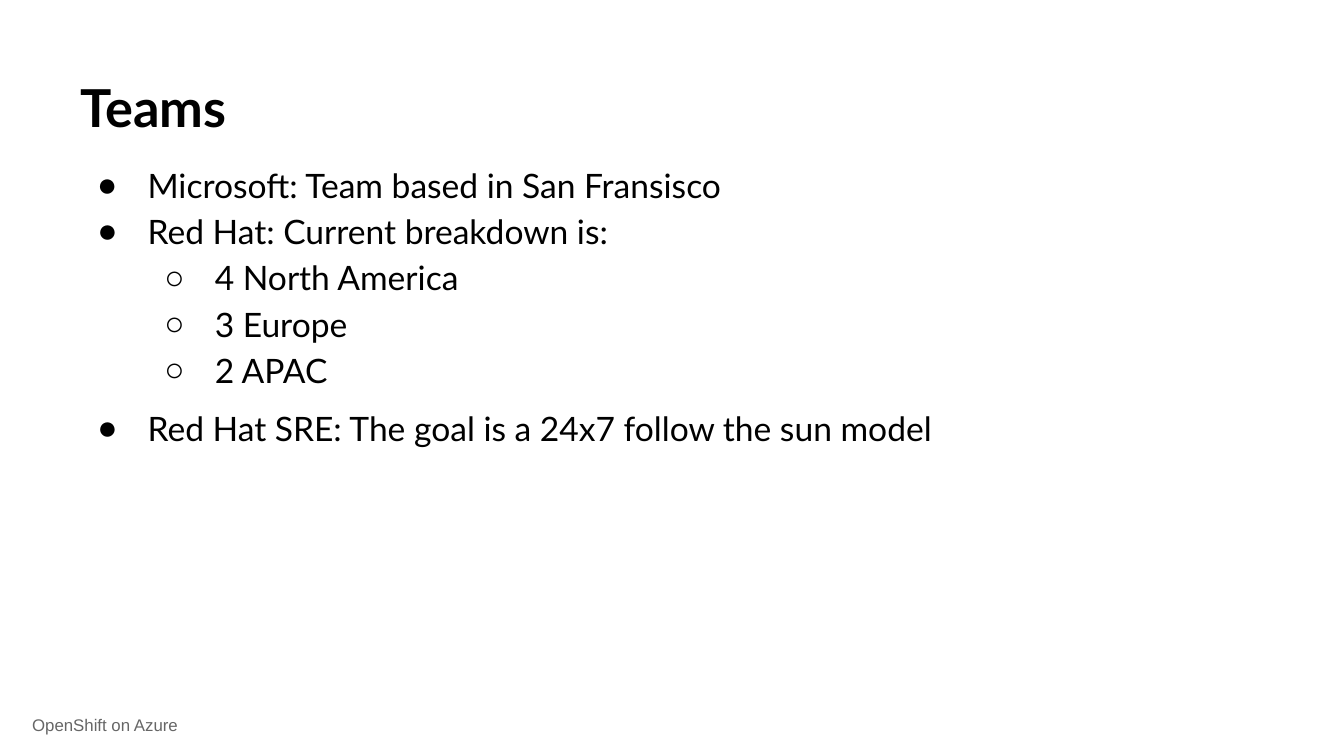
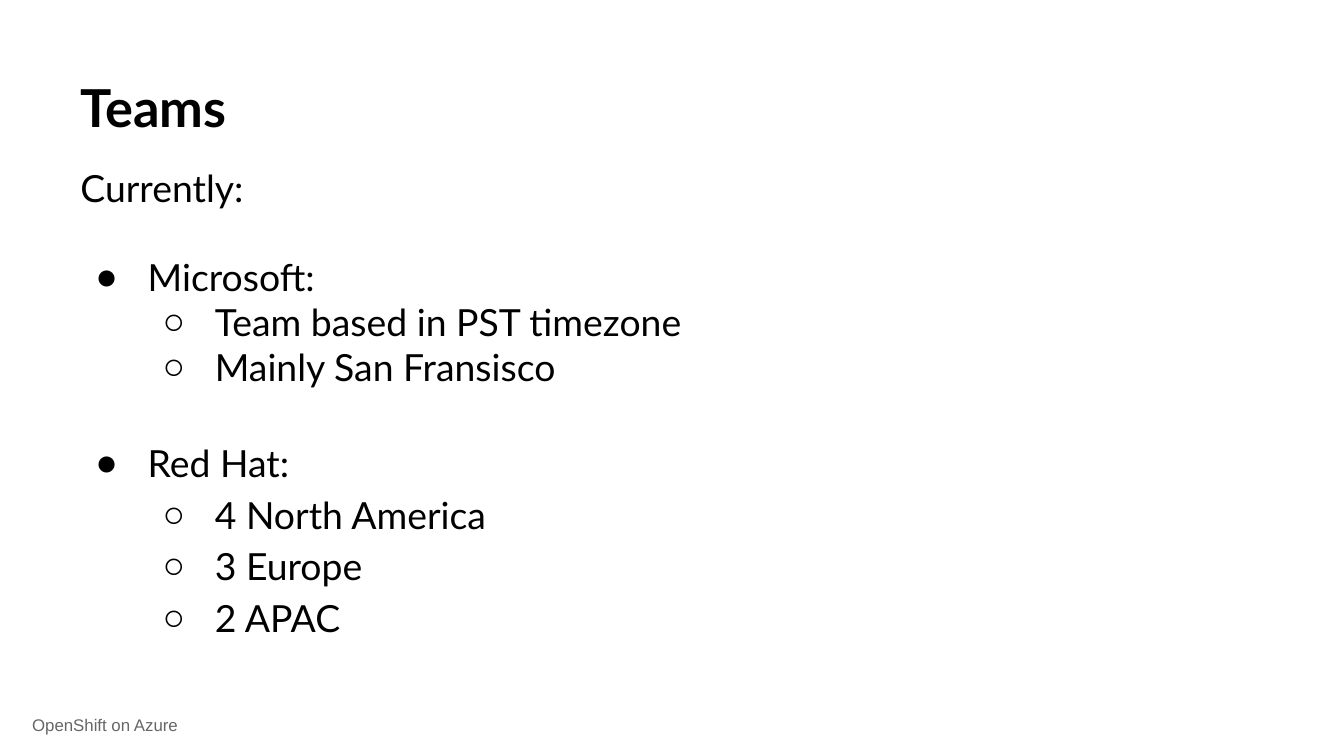
Before and after one commit to 0xmichalis/talks, a slide deck: slide 43 of 2019_brno_devconf/osa.odp (slide 45 before the commit). Drawn at 1344x756 pixels with LibreOffice and Linux fonts; fonts in the diff are those of the drawing; background and template pictures are left out. Boxes give left, top, right and bottom in pixels: in the first picture for what was removed or moved away, otherwise in the second. Text is boxed around its words. In the diff, an @@ line names an element or a change of style, - is before the commit and + after.

Commit message:
Update OSA talk

```diff
--- a/2019_brno_devconf/osa.odp
+++ b/2019_brno_devconf/osa.odp
@@ text at <box>80,174,681,478</box>: text changed; size 18 to 20 pt @@
-● Microsoft: Team based in San Fransisco
-● Red Hat: Current breakdown is:
+Currently:
+● Microsoft:
+  ○ Team based in PST timezone
+  ○ Mainly San Fransisco
+● Red Hat:
@@ text at <box>148,416,932,447</box>: paragraph removed @@
-● Red Hat SRE: The goal is a 24x7 follow the sun model
@@ text at <box>215,501,486,633</box>: size 18 to 20 pt in "4 North America", "3 Europe", "2 APAC"; indent changed @@
```
Also in this commit, not shown: 3 other slides changed, 3 slides added, 2 slides removed.
